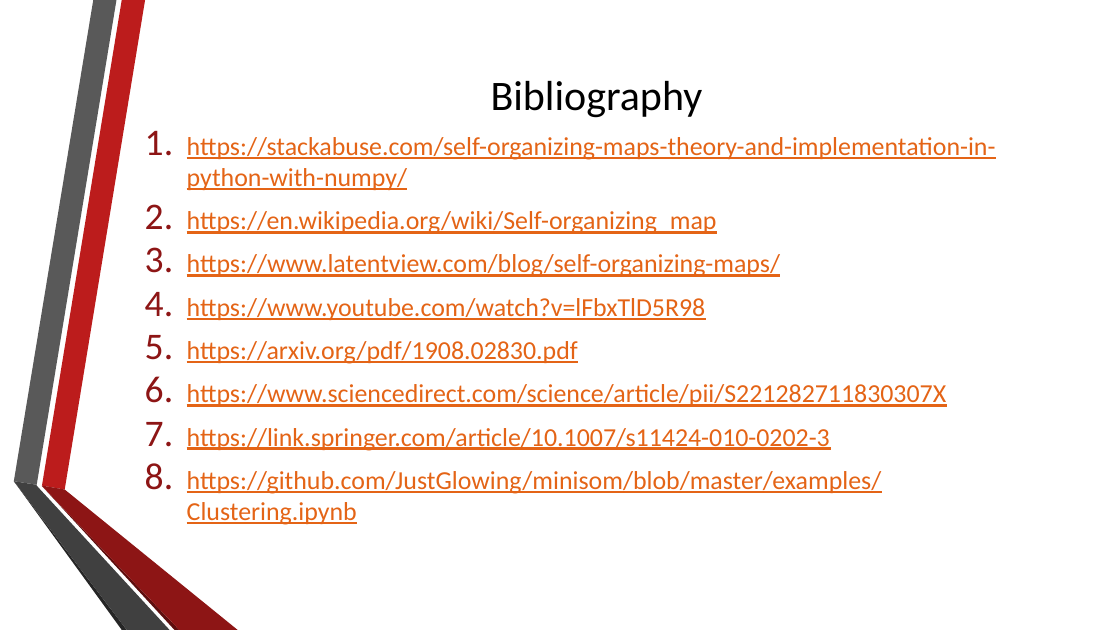
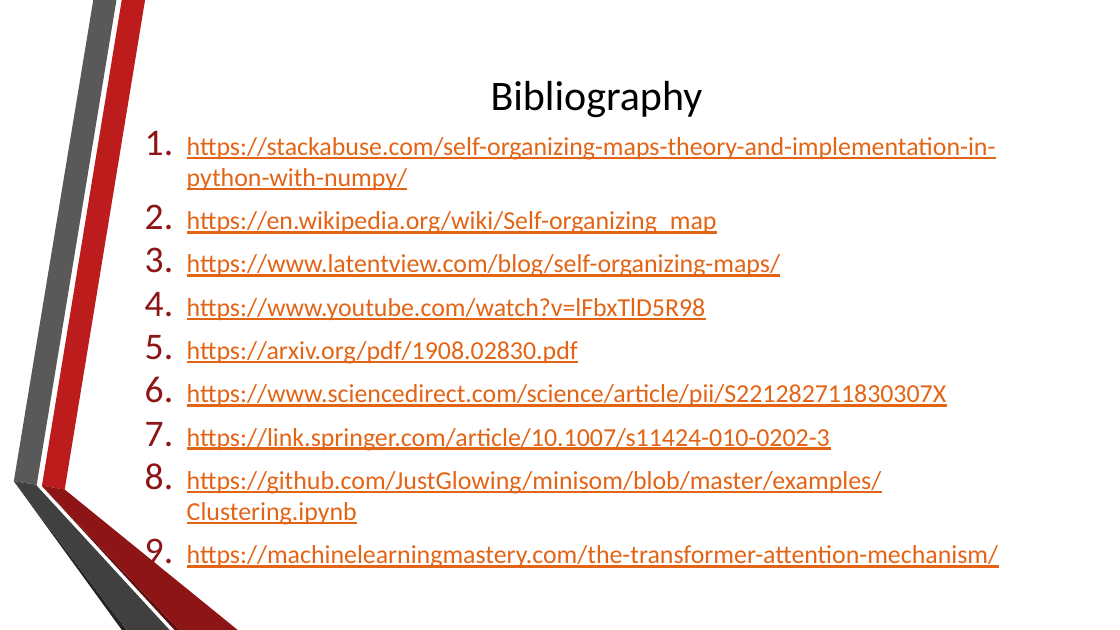
Before and after one commit to alexdn7/archaeology-project, a slide deck: slide 19 of About self-organizing maps.pptx (slide 17 before the commit). Drawn at 1120x630 pixels with LibreOffice and Linux fonts; fonts in the diff are those of the drawing. Boxes give left, top, right and bottom in pixels: in the first picture for what was removed or moved away, otherwise in the second. Text is boxed around its words. In the diff, an @@ line names an element or a change of style, - is before the commit and + after.

```diff
--- a/About self-organizing maps.pptx
+++ b/About self-organizing maps.pptx
@@ text at [187, 545, 998, 568]: paragraph added @@
+9. https://machinelearningmastery.com/the-transformer-attention-mechanism/
```
Also in this commit, not shown: 1 other slide changed, 3 slides added.
